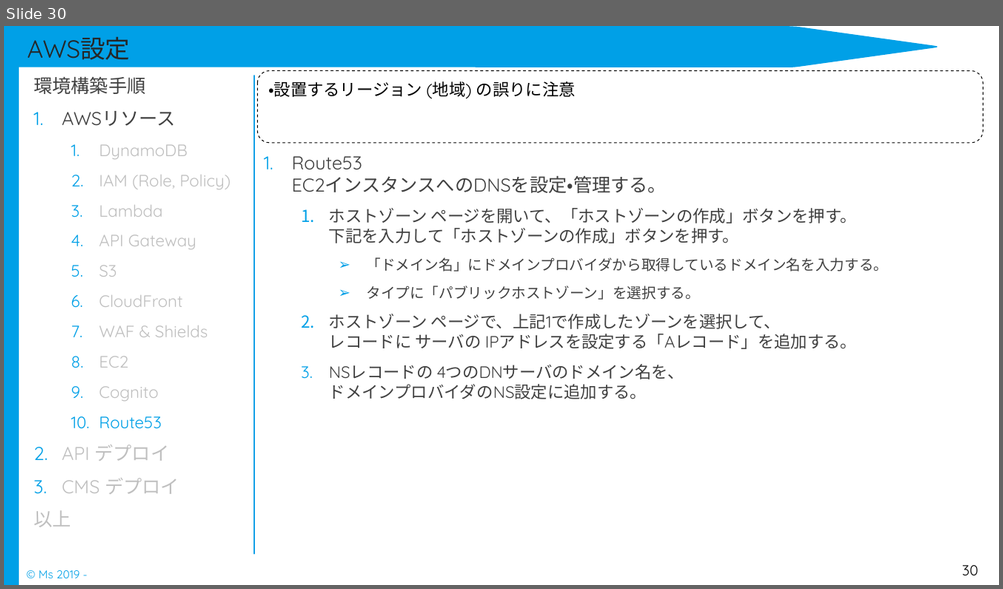
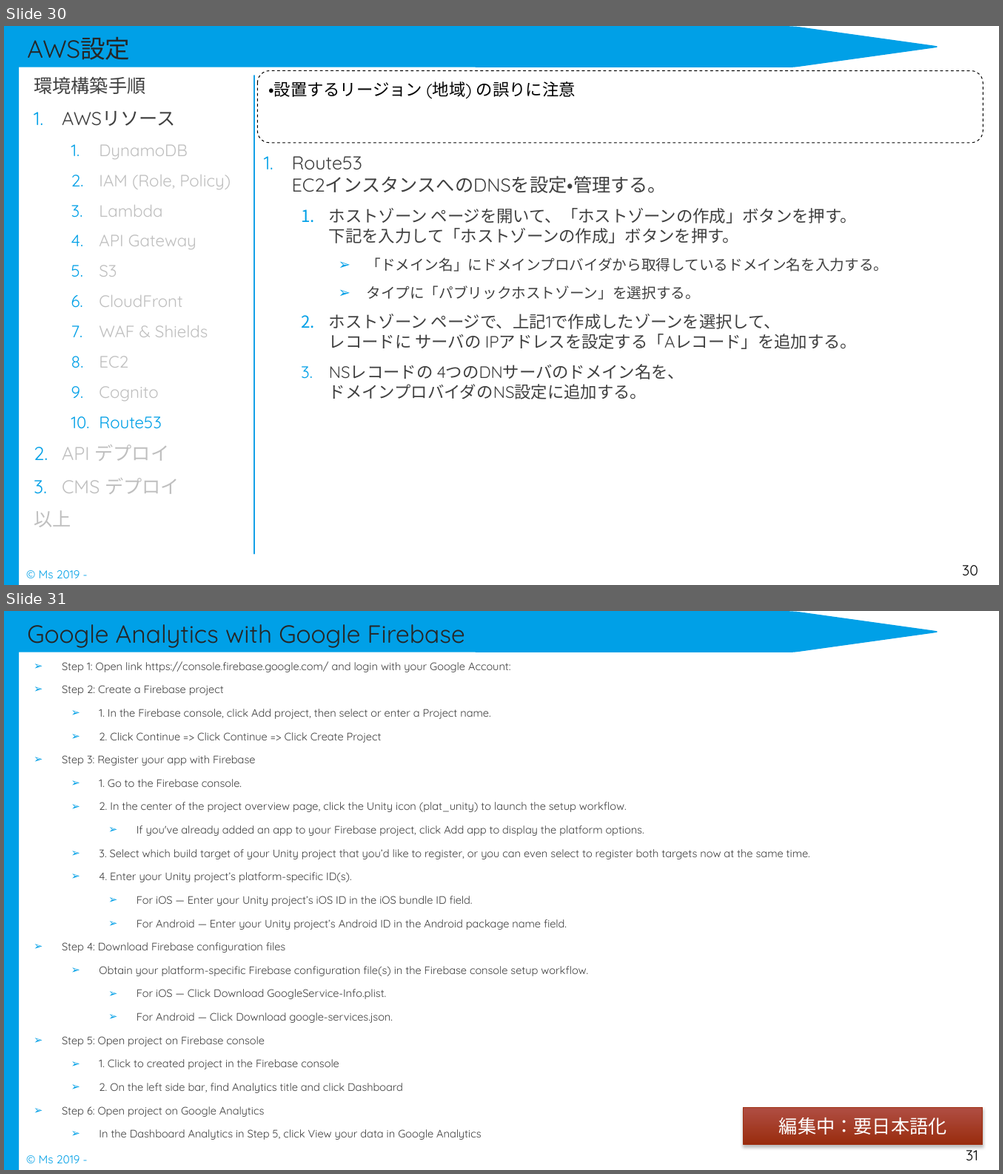
Before and after one commit to Rie-Ishimura/https-github.com-uetomae-msar_Documents_1, a slide deck: 04.環境構築/インフラ/msar_環境構築手順書.pptx. Shown one above the other, each under a label of ours: slide 30 before the commit, slides 30 and 31 after it. The pictures are 1003x589 and 1003x1174 pixels, drawn with LibreOffice and Linux fonts; fonts in the diff are those of the drawing. Boxes give left, top, right and bottom in pixels: in the first picture for what was removed or moved away, otherwise in the second. Text is boxed around its words. In the diff, an @@ line names an element or a change of style, - is before the commit and + after.

Commit message:
追加：アクセス解析機能の設定手順 (編集中)

```diff
--- a/04.環境構築/インフラ/msar_環境構築手順書.pptx
+++ b/04.環境構築/インフラ/msar_環境構築手順書.pptx
@@ slide 31 added at box(4, 611, 999, 1170), background #FFFFFF; not listed: 3 template elements that a slide beside it also shows @@
@@ title added at box(27, 624, 465, 648), 24 pt, text #262626 @@
+Google Analytics with Google Firebase
@@ text added at box(62, 661, 810, 1140), 10.5 pt, text #404040 @@
+➢ Step 1: Open link https://console.firebase.google.com/ and login with your Google Account:
+➢ Step 2: Create a Firebase project
+  ➢ 1. In the Firebase console, click Add project, then select or enter a Project name.
+  ➢ 2. Click Continue => Click Continue => Click Create Project
+➢ Step 3: Register your app with Firebase
+  ➢ 1. Go to the Firebase console.
+  ➢ 2. In the center of the project overview page, click the Unity icon (plat_unity) to launch the setup workflow.
+    ➢ If you've already added an app to your Firebase project, click Add app to display the platform options.
+  ➢ 3. Select which build target of your Unity project that you’d like to register, or you can even select to register both targets now at the same time.
+  ➢ 4. Enter your Unity project’s platform-specific ID(s).
+    ➢ For iOS — Enter your Unity project’s iOS ID in the iOS bundle ID field.
+    ➢ For Android — Enter your Unity project’s Android ID in the Android package name field.
+➢ Step 4: Download Firebase configuration files
+  ➢ Obtain your platform-specific Firebase configuration file(s) in the Firebase console setup workflow.
+    ➢ For iOS — Click Download GoogleService-Info.plist.
+    ➢ For Android — Click Download google-services.json.
+➢ Step 5: Open project on Firebase console
+  ➢ 1. Click to created project in the Firebase console
+  ➢ 2. On the left side bar, find Analytics title and click Dashboard
+➢ Step 6: Open project on Google Analytics
+  ➢ In the Dashboard Analytics in Step 5, click View your data in Google Analytics
@@ rectangle added at box(743, 1108, 983, 1145), fill gradient #B14E43 to #9A2D0F, outline #9E2E0F 0.75 pt, 18 pt, text #FFFFFF @@
+編集中：要日本語化
@@ page number added at box(965, 1146, 978, 1162), 14 pt, text #000000 @@
+31
```
Also in this commit, not shown: 2 slides changed.
